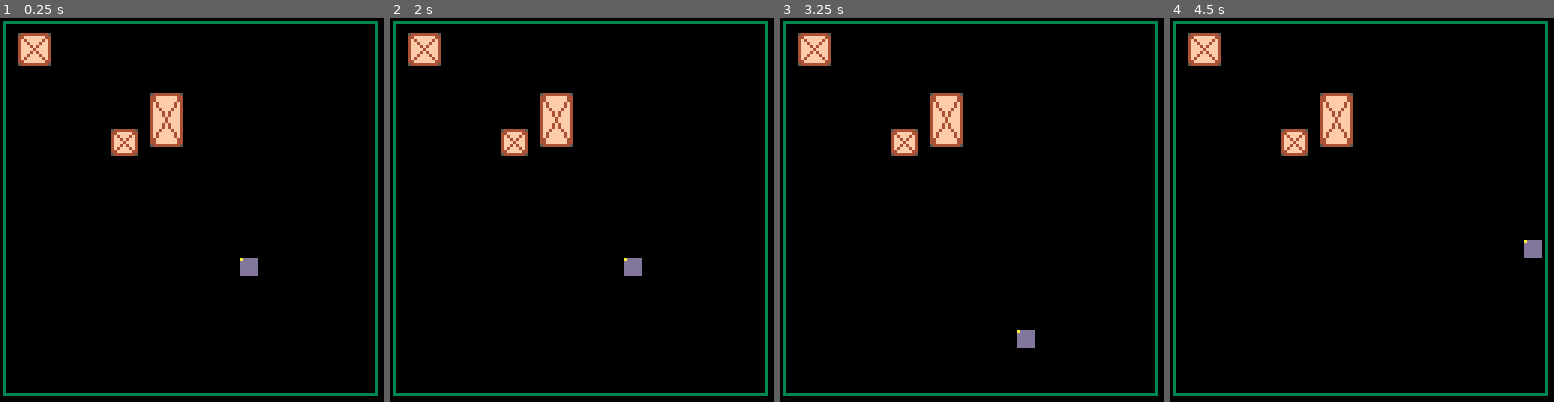
Above: before the commit, frames 1-4 (left to right).
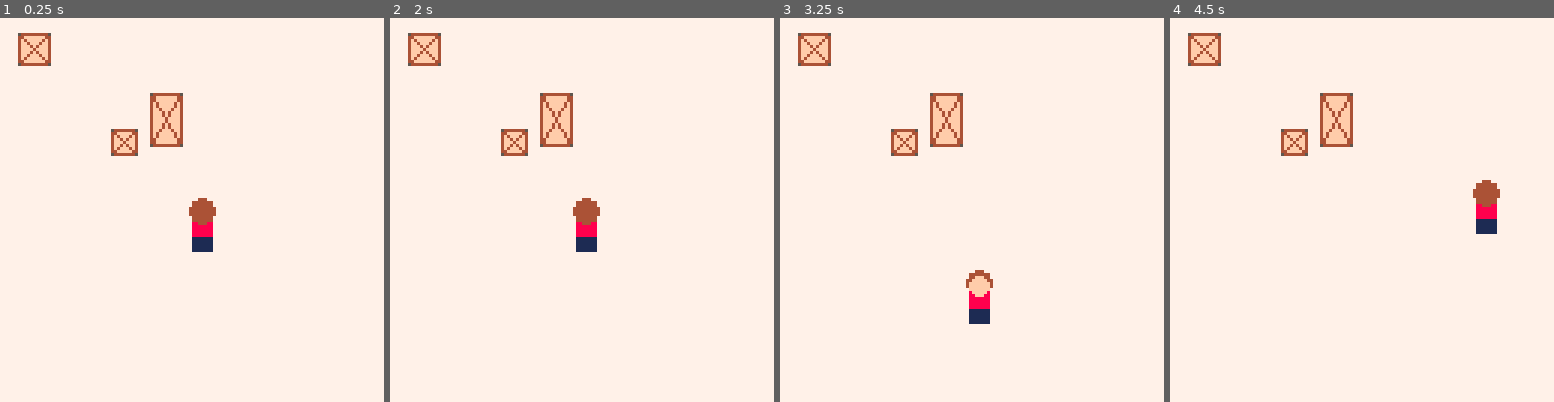
Above: after the commit, the same moments.

Repository: camerondugan/Pico8-Cartridges
Game: PICO-8 cartridge mygames/things.p8
Same seed, same stepped clock (60 frames per second), same inputs: the game is played once before the commit and once after it.
Inputs:
- Up to frame 1 (0.25 s): no input
- Up to frame 2 (2 s): hold Left from 1.97 s (still down)
- Up to frame 3 (3.25 s): release Left at 2.37 s; hold Down 2.42-2.82 s; hold Right from 2.87 s (still down)
- Up to frame 4 (4.5 s): release Right at 3.53 s; hold Up 3.58-4.08 s; hold Right from 4.13 s (still down)

The runs differ from the first frame. In frame 1, 98% of the frame differs, in the area x 0-100%, y 0-100%; in frame 2, 98%; in frame 3, 98%; in frame 4, 98%.

Commit message:
scrapping project, working on space.p8

Diff:
--- /dev/null
+++ b/mygames/space.p8
@@ -0,0 +1,67 @@
+pico-8 cartridge // http://www.pico-8.com
+version 32
+__lua__
+-- ◆ portal inspired ◆
+--   by  cameron dugan
+px=0
+py=0
+p_can_move=true
+p_last_move=t()
+inputs={}
+
+function _init()
+	--key repeat delay
+	poke(0x5f5c, 4)
+	poke(0x5f5d, 0)
+end
+
+
+function _draw()
+	cls()
+	map()
+
+	--player
+	spr(1+16*flr(t()%2),px,py)
+end
+
+function _update60()
+	input()
+end
+
+function input()
+	if (btnp(0)) p_move(-1,0)
+	if (btnp(1)) p_move(1,0)
+	if (btnp(2)) p_move(0,-1)
+	if (btnp(3)) p_move(0,1)
+end
+
+function p_move(x,y)
+	if (t()-p_last_move>0) then
+		px+=8*x
+		py+=8*y
+		p_last_move=t()
+		return true
+	end
+	return false
+end
+__gfx__
+0000000000000000000000000000000000000000000000000000000000000000000000001d15111d000000000000000000000000000000000000000000000000
+00000000006666000056660000566600005655000056550000565500005655000055550011111151000000000000000000000000000000000000000000000000
+00700700006cc600005cc600005cc600005cc600005cc600005cc600005cc5000058850051d11d11000000000000000000000000000000000000000000000000
+0007700000666600006666000066660000666600006565000055650000555500005555001d115115000000000000000000000000000000000000000000000000
+000770000006500000065000000650000006500000065000000550000005500000055000111111d1000000000000000000000000000000000000000000000000
+007007000066660000666600006665000056650000556500005555000055550000555500d151d111000000000000000000000000000000000000000000000000
+00000000006006000060060000600500006005000050050000500500005005000050050011d1111d000000000000000000000000000000000000000000000000
+00000000000000000000000000000000000000000000000000000000000000000000000051115d11000000000000000000000000000000000000000000000000
+00000000006666000056660000000000000000000000000000000000000000000000000000000000000000000000000000000000000000000000000000000000
+00000000006cc600005cc60000566600000000000000000000000000000000000000000000000000000000000000000000000000000000000000000000000000
+000000000066660000666600005cc600000000000000000000000000000000000000000000000000000000000000000000000000000000000000000000000000
+00000000000650000006500000666600000000000000000000000000000000000000000000000000000000000000000000000000000000000000000000000000
+00000000000650000006500000065000000000000000000000000000000000000000000000000000000000000000000000000000000000000000000000000000
+00000000006666000066660000666500000000000000000000000000000000000000000000000000000000000000000000000000000000000000000000000000
+00000000006006000060060000600500000000000000000000000000000000000000000000000000000000000000000000000000000000000000000000000000
+__map__
+0000000000000000000000000000000000000000000000000000000000000000000000000000000000000000000000000000000000000000000000000000000000000000000000000000000000000000000000000000000000000000000000000000000000000000000000000000000000000000000000000000000000000000
+0000000000000000000000000000000000000000000000000000000000000000000000000000000000000000000000000000000000000000000000000000000000000000000000000000000000000000000000000000000000000000000000000000000000000000000000000000000000000000000000000000000000000000
+0000000000090900000000000000000000000000000000000000000000000000000000000000000000000000000000000000000000000000000000000000000000000000000000000000000000000000000000000000000000000000000000000000000000000000000000000000000000000000000000000000000000000000
+0000000000090900000000000000000000000000000000000000000000000000000000000000000000000000000000000000000000000000000000000000000000000000000000000000000000000000000000000000000000000000000000000000000000000000000000000000000000000000000000000000000000000000
--- a/mygames/things.p8
+++ b/mygames/things.p8
@@ -10,64 +10,72 @@
 	screen.y=128
 	topbar={}
 
+	in_menu=false
+
 	--room state
 	boxes={{x=50,y=25,sx=10,sy=17,pushable=true},{x=6,y=5,sx=10,sy=10,pushable=true},{x=37,y=37,sx=8,sy=8,pushable=true}}
 
 	--music
 	music(0)
 
+	player_size=3
 	--player state
 	p={}
-	p.x=80
-	p.y=80
-	p.sx=5
-	p.sy=5
+	p.x=64
+	p.y=64
+	p.sx=2*player_size
+	p.sy=4*player_size+1
 	p.moved=false
 	speed=1 //don't change speed
 									//kinda broken
+
+	--prev dy
+	pdy=0
 	--timers
 	last_step=-1
 end
 
 function _draw()
-	cls()
-	--camera follow player
+	rectfill(0,0,128,128,7)
+	--       (optional)
+	--  camera follow player
 	//camera(p.x-screen.x/2,p.y-screen.y/2)
 	--border
-	rect(1,1,125,125,3)
 	foreach(boxes,draw_box)
 	--tmp code
 	//foreach(boxes,push)
 	--draw player
 	rectfill(p.x,p.y,p.x+p.sx,p.y+p.sy,13)
-	draw_player(p.x,p.y)
+	draw_player(p)
 	--debug variables (print stuff)
 end
 
 --✽ speedy updating ✽
 function _update60()
-	boxcol=false
-	get_input()
-	foreach(boxes,push)
-	move()
-end
-
---input
-function get_input()
+	if not in_menu then
+		boxcol=false
+		get_game_input()
+		foreach(boxes,push)
+		move()
+	end
+end
+
+-- input
+function get_game_input()
 	dx=0
 	dy=0
 	if (btn(0))	dx-=speed
 	if (btn(1))	dx+=speed
 	if (btn(2)) dy-=speed
 	if (btn(3))	dy+=speed
-	--update moved variables
+	-- update moved variables
 	p.movedp=p.moved
 	p.moved=abs(dx)+abs(dy)>0
 	-- play sound if moving
 	if (p.moved)	step_sound()
 end
 
--- player 😐 movement
+-- player movement
 function move()
 	if not collides(boxes,dx,dy) then
 		p.x+=dx
@@ -83,9 +91,9 @@
 		sfx(0,-1,0,2)
 		last_step=this_step
 	end
-	--if user just started moving
+	-- if user just started moving
 	if (not p.movedp) then
-		--same as above
+		-- same as above
 		sfx(0,-1,0,2)
 		last_step=this_step
 	end
@@ -99,10 +107,10 @@
 	px=p.x+dx
 	py=p.y+dy
 	--wall collision
-	if (py<2 or py>124)	return true
-	if (px<2 or px>124)	return true
-	if (py+p.sy<2 or py+p.sy>124)	return true
-	if (px+p.sy<2 or px+p.sx>124)	return true
+	if (py<2 or py>125)	return true
+	if (px<2 or px>125)	return true
+	if (py+p.sy<2 or py+p.sy>125)	return true
+	if (px+p.sy<2 or px+p.sx>125)	return true
 	--box collision
 	boxcol=false
 	foreach(boxes,boxcollides)
@@ -228,23 +236,38 @@
 	pset(b.x+b.sx,b.y+b.sy)
 end
 
-function draw_player(x,y)
-	if (dy<0) then
-	 d_player_up(x,y)
-	else d_player_idle(x,y) end
-end
-
-function d_player_up(x,y)
-
-end
-
-function d_player_idle(x,y)
-	pset(x,y,10)
+function draw_player(p)
+	if (not (dy==0)) then
+		pdy=dy
+	end
+	if (pdy>0) then
+		draw_hair(p)
+		draw_body(p)
+		draw_head(p)
+
+	else
+		draw_body(p)
+		draw_head(p)
+		draw_hair(p)
+	end
+end
+
+function draw_hair(p)
+	circfill(p.x+p.sx/2,p.y,p.sx*4/5,4)
+end
+
+function draw_head(p)
+	circfill(p.x+p.sx/2,p.y+1,p.sx/2,15)
+end
+
+function draw_body(p)
+	rectfill(p.x,p.y+p.sy/10+1,p.x+p.sx,p.y+p.sy,8)
+	rectfill(p.x,p.y+p.sy/1.5+1,p.x+p.sx,p.y+p.sy,1)
 end
 __gfx__
-00000000440000000000000000000000000000000000000000000000000000000000000000000000000000000000000000000000000000000000000000000000
-000000004f0000000000000000000000000000000000000000000000000000000000000000000000000000000000000000000000000000000000000000000000
-00700700ff0000000000000000000000000000000000000000000000000000000000000000000000000000000000000000000000000000000000000000000000
+00000000000000000000000000000000000000000000000000000000000000000000000000000000000000000000000000000000000000000000000000000000
+00000000000000000000000000000000000000000000000000000000000000000000000000000000000000000000000000000000000000000000000000000000
+00700700000000000000000000000000000000000000000000000000000000000000000000000000000000000000000000000000000000000000000000000000
 00077000000000000000000000000000000000000000000000000000000000000000000000000000000000000000000000000000000000000000000000000000
 00077000000000000000000000000000000000000000000000000000000000000000000000000000000000000000000000000000000000000000000000000000
 00700700000000000000000000000000000000000000000000000000000000000000000000000000000000000000000000000000000000000000000000000000
--- /dev/null
+++ b/untitled.p8
@@ -0,0 +1,27 @@
+pico-8 cartridge // http://www.pico-8.com
+version 32
+__lua__
+-- ◆ portal inspired ◆
+--   by  cameron dugan
+
+function _draw()
+	rectfill(0,0,128,128,1)
+	map()
+
+	--player
+	spr(1,0,1)
+end
+__gfx__
+0000000000000000000000000000000000000000000000000000000000000000000000001d15111d000000000000000000000000000000000000000000000000
+00000000006666000056660000566600005655000056550000565500005655000055550011111151000000000000000000000000000000000000000000000000
+00700700006cc600005cc600005cc600005cc600005cc600005cc600005cc5000058850051d11d11000000000000000000000000000000000000000000000000
+0007700000666600006666000066660000666600006565000055650000555500005555001d115115000000000000000000000000000000000000000000000000
+000770000006500000065000000650000006500000065000000550000005500000055000111111d1000000000000000000000000000000000000000000000000
+007007000066660000666600006665000056650000556500005555000055550000555500d151d111000000000000000000000000000000000000000000000000
+00000000006006000060060000600500006005000050050000500500005005000050050011d1111d000000000000000000000000000000000000000000000000
+00000000000000000000000000000000000000000000000000000000000000000000000051115d11000000000000000000000000000000000000000000000000
+__map__
+0000000000000000000000000000000000000000000000000000000000000000000000000000000000000000000000000000000000000000000000000000000000000000000000000000000000000000000000000000000000000000000000000000000000000000000000000000000000000000000000000000000000000000
+0000000000000000000000000000000000000000000000000000000000000000000000000000000000000000000000000000000000000000000000000000000000000000000000000000000000000000000000000000000000000000000000000000000000000000000000000000000000000000000000000000000000000000
+0000000000090900000000000000000000000000000000000000000000000000000000000000000000000000000000000000000000000000000000000000000000000000000000000000000000000000000000000000000000000000000000000000000000000000000000000000000000000000000000000000000000000000
+0000000000090900000000000000000000000000000000000000000000000000000000000000000000000000000000000000000000000000000000000000000000000000000000000000000000000000000000000000000000000000000000000000000000000000000000000000000000000000000000000000000000000000
Not shown, changed: the music (__music__) section of mygames/things.p8
Not shown, changed: the sound effects (__sfx__) section of mygames/things.p8
